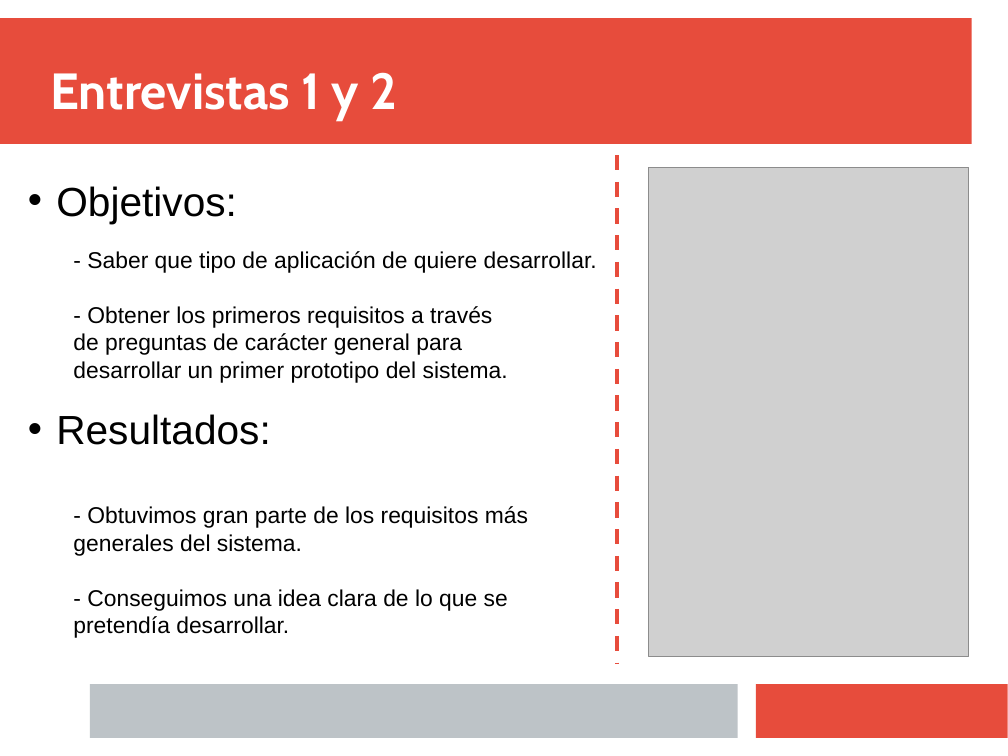
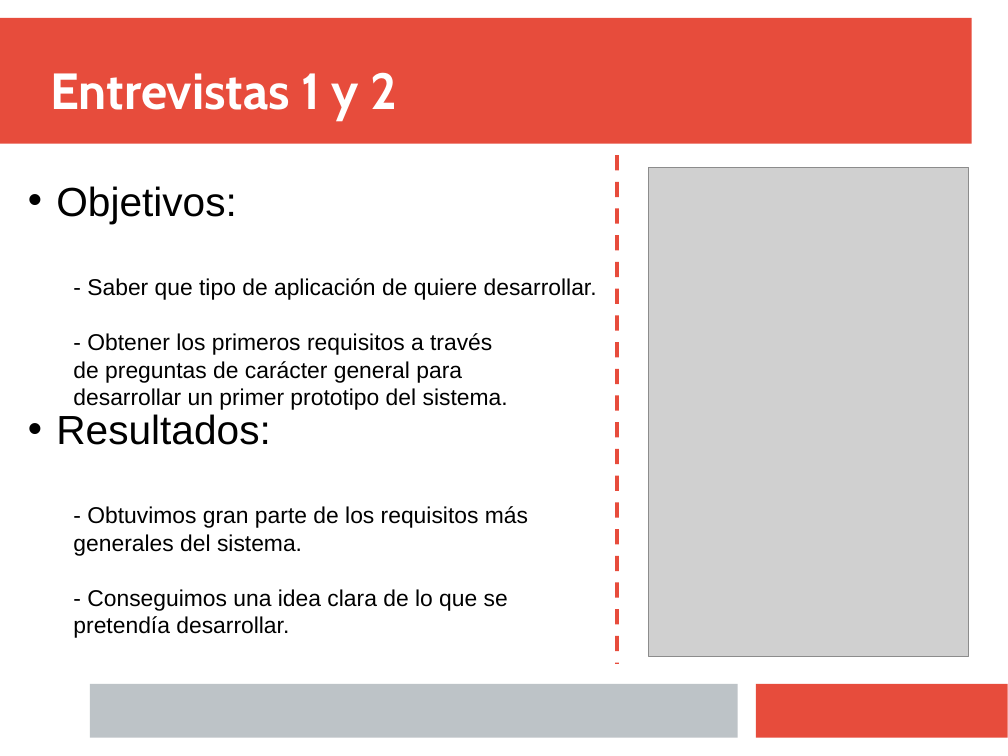
Before and after one commit to Juanba1998/APP-Restaurante, a slide deck: slide 8 of Material/Presentación/Presentacion Final.pptx (slide 4 before the commit). Drawn at 1008x756 pixels with LibreOffice and Linux fonts; fonts in the diff are those of the drawing; grey boxes stand for pictures. Boxes give left, top, right and bottom in pixels: in the first picture for what was removed or moved away, otherwise in the second. Text is boxed around its words. In the diff, an @@ line names an element or a change of style, - is before the commit and + after.

```diff
--- a/Material/Presentación/Presentacion Final.pptx
+++ b/Material/Presentación/Presentacion Final.pptx
@@ text "Objetivos:" rewrapped from <box>56,186,597,383</box> to <box>56,186,597,410</box> @@
```
Also in this commit, not shown: 6 other slides changed, 8 slides added.
